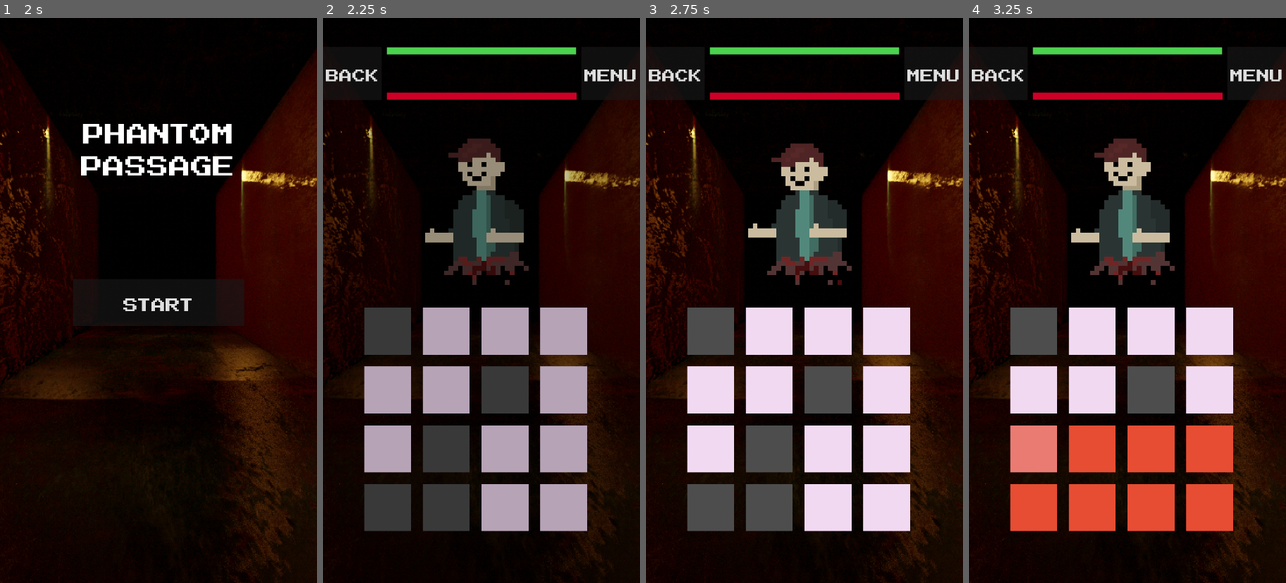
Above: before the commit, frames 1-4 (left to right).
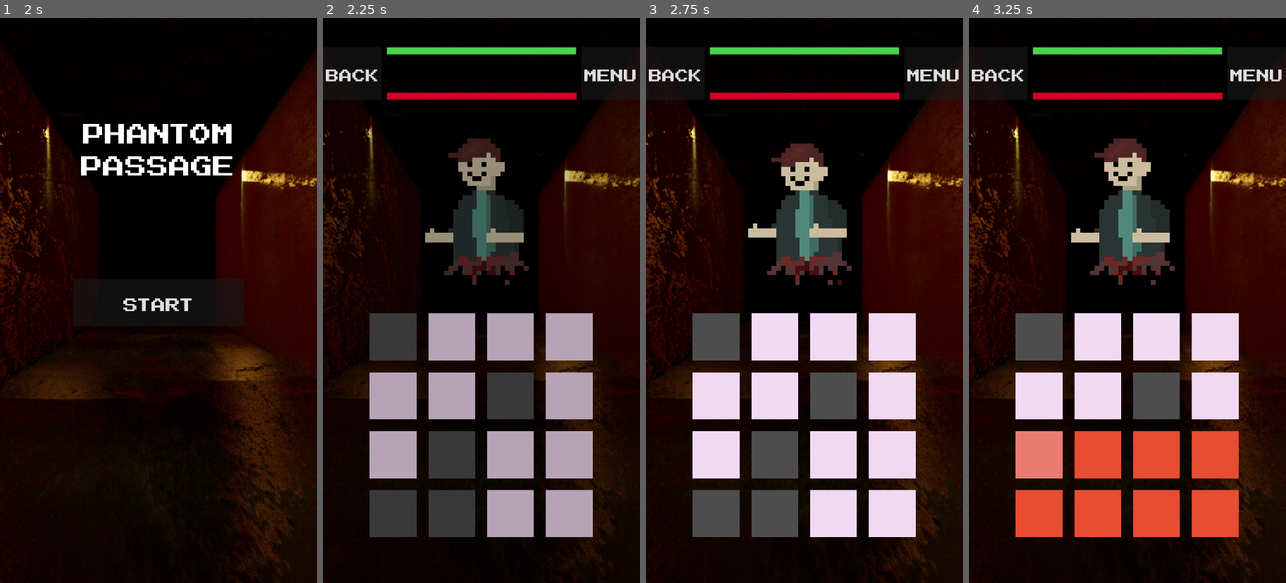
Above: after the commit, the same moments.

Repository: numberpup/phantom-passage
Game: Godot game, scene res://Scenes/UI/SplashScreen.tscn
Same seed, same stepped clock (60 frames per second), same inputs: the game is played once before the commit and once after it.
Inputs (mouse positions are in pixels of both pictures, inside the frame that each line leads up to):
- Up to frame 1 (2 s): move the mouse to (228, 272) at 0.52 s; click (228, 272) at 0.67 s; drag from (95, 328) to (142, 413) at 1.27 s
- Up to frame 2 (2.25 s): click "START" at 2 s
- Up to frame 3 (2.75 s): no input
- Up to frame 4 (3.25 s): move the mouse to (1159, 176) at 2.77 s; click (1159, 176) at 2.92 s

Frame 1 is identical in both runs. In frame 2, 9.3% of the frame differs, in the area x 12-86%, y 51-92%; in frame 3, 9.3%; in frame 4, 9.4%.

Commit message:
Fixed board centering
Fixed gameboard centering by accounting for padding between rows and columns of tiles

Diff:
--- a/Scenes/LevelScreen.tscn
+++ b/Scenes/LevelScreen.tscn
@@ -57,13 +57,15 @@
 anchor_top = 0.955
 anchor_right = 0.5
 anchor_bottom = 0.955
-offset_left = -450.0
-offset_top = -900.0
-offset_right = 450.0
+offset_left = -540.0
+offset_top = -899.6
+offset_right = 539.0
+offset_bottom = 0.400024
 grow_horizontal = 2
 grow_vertical = 0
 
 [node name="GameBoard" parent="MarginContainer" instance=ExtResource("2_8fo4w")]
+position = Vector2(427, 404)
 active_color = Color(0.95, 0.85, 0.95, 1)
 inactive_color = Color(0.3, 0.3, 0.3, 1)
 visited_color = Color(0.95, 0.9, 0.4, 1)
--- a/Scripts/gameboard.gd
+++ b/Scripts/gameboard.gd
@@ -83,16 +83,27 @@
 # CENTER THE BOARD IF THE PARENT IS A CONTROL
 ##
 func _center_board_if_needed() -> void:
+	var parent_size: Vector2
+
+	# Determine the size of the parent node or fallback to viewport size
 	var parent_node = get_parent()
 	if parent_node is Control:
-		var parent_size: Vector2 = parent_node.get_rect().size
-		var row_count = board_model.size()
-		var col_count = board_model[0].size()
-
-		var total_width: float = float(col_count) * float(tile_size + tile_padding)
-		var total_height: float = float(row_count) * float(tile_size + tile_padding)
-
-		position = ((parent_size - Vector2(total_width, total_height)) / 2).floor()
+		parent_size = parent_node.get_rect().size
+	else:
+		parent_size = get_viewport_rect().size
+
+	# Calculate the total board dimensions
+	var row_count = board_model.size()
+	var col_count = board_model[0].size()
+
+	# Total width and height of the board, including padding between tiles
+	var total_width: float = (col_count * tile_size) + ((col_count - 1) * tile_padding)
+	var total_height: float = (row_count * tile_size) + ((row_count - 1) * tile_padding)
+	# Calculate the position to center the board
+	position = ((parent_size - Vector2(total_width, total_height)) / 2).floor()
+
+
+
 
 
 ##
Not shown, added: Builds/Phantom Passage v0.6.5.apk
Not shown, added: Builds/Phantom Passage v0.6.5.apk.idsig
